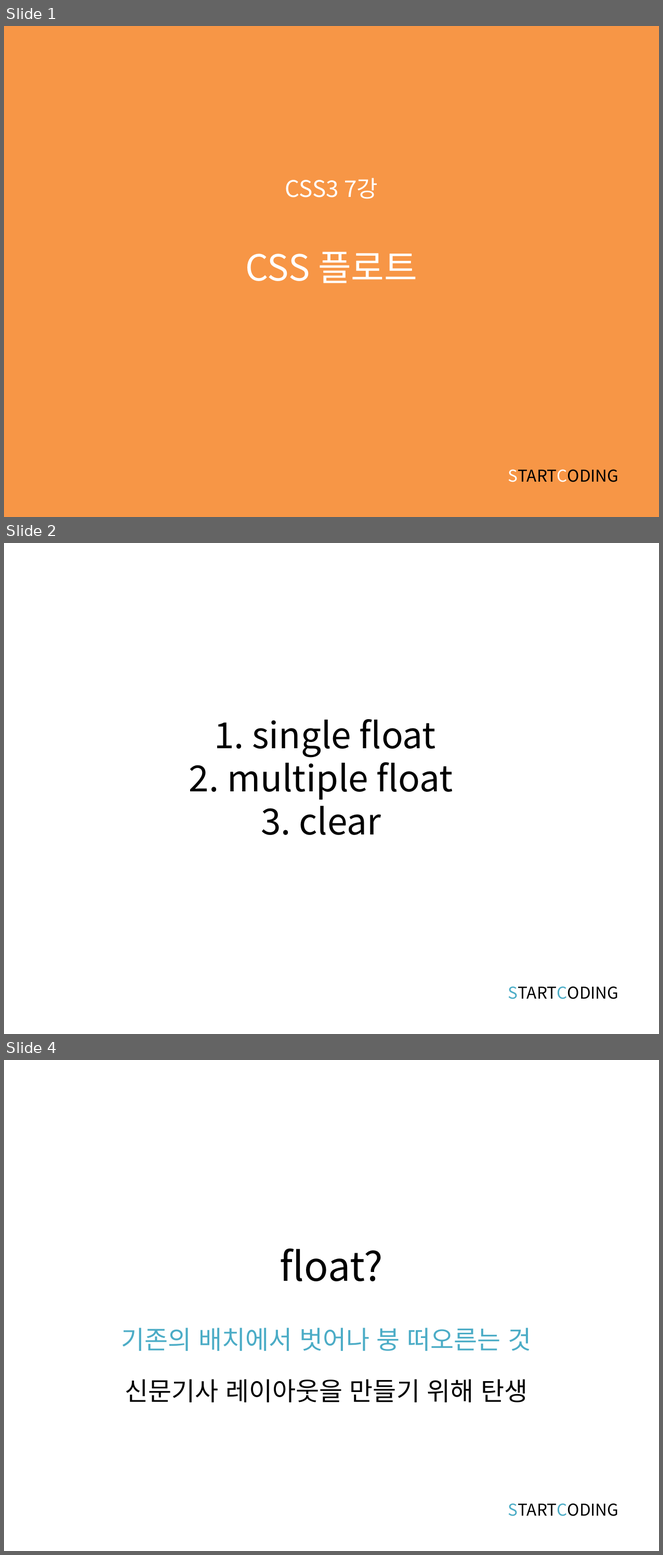
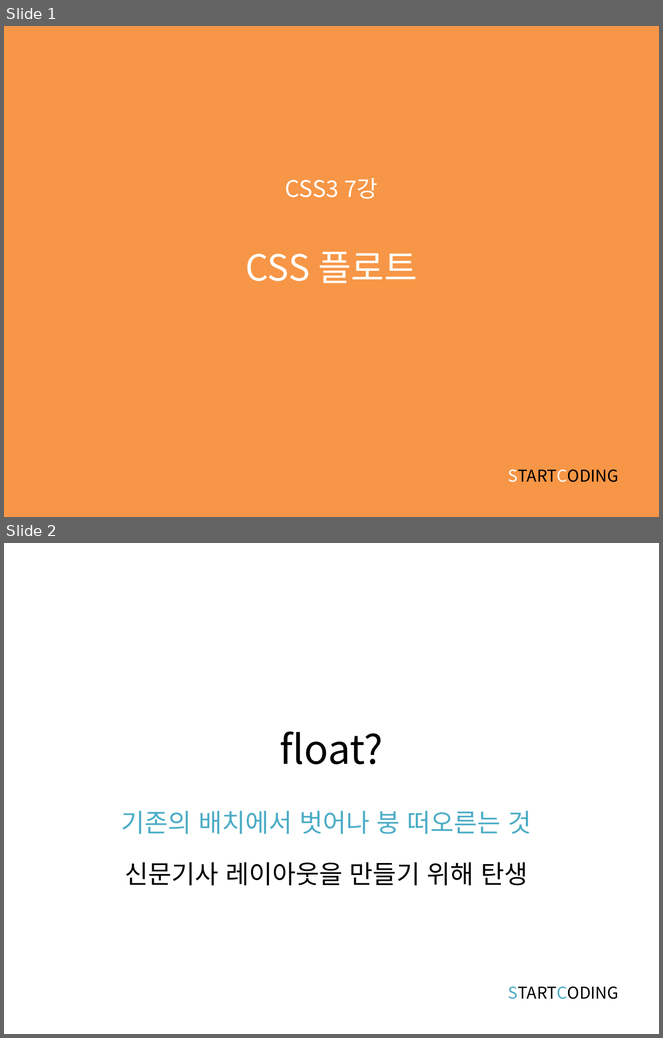
Before and after one commit to kwonkijun/web, a slide deck: 프론트엔드기초(PPT)/CSS3 7강_CSS 플로트.pptx. Shown one above the other, each under a label of ours: slides 1, 2 and 4 before the commit, slides 1 and 2 after it; the slides between them are not shown. The pictures are 663x1555 and 663x1038 pixels, drawn with LibreOffice and Linux fonts; fonts in the diff are those of the drawing. Boxes give left, top, right and bottom in pixels: in the first picture for what was removed or moved away, otherwise in the second. Text is boxed around its words. In the diff, an @@ line names an element or a change of style, - is before the commit and + after.

```diff
--- a/프론트엔드기초(PPT)/CSS3 7강_CSS 플로트.pptx
+++ b/프론트엔드기초(PPT)/CSS3 7강_CSS 플로트.pptx
@@ slide 2 removed at (x1=4, y1=543, x2=659, y2=1034), background #FFFFFF @@
@@ title removed at (x1=189, y1=719, x2=453, y2=835) @@
-1. single float
-2. multiple float
-3. clear
@@ text removed at (x1=508, y1=987, x2=619, y2=1000) @@
-STARTCODING
@@ what was slide 4 is now slide 2 @@
```
Also in this commit, not shown: 2 other slides removed, 25 other files.
